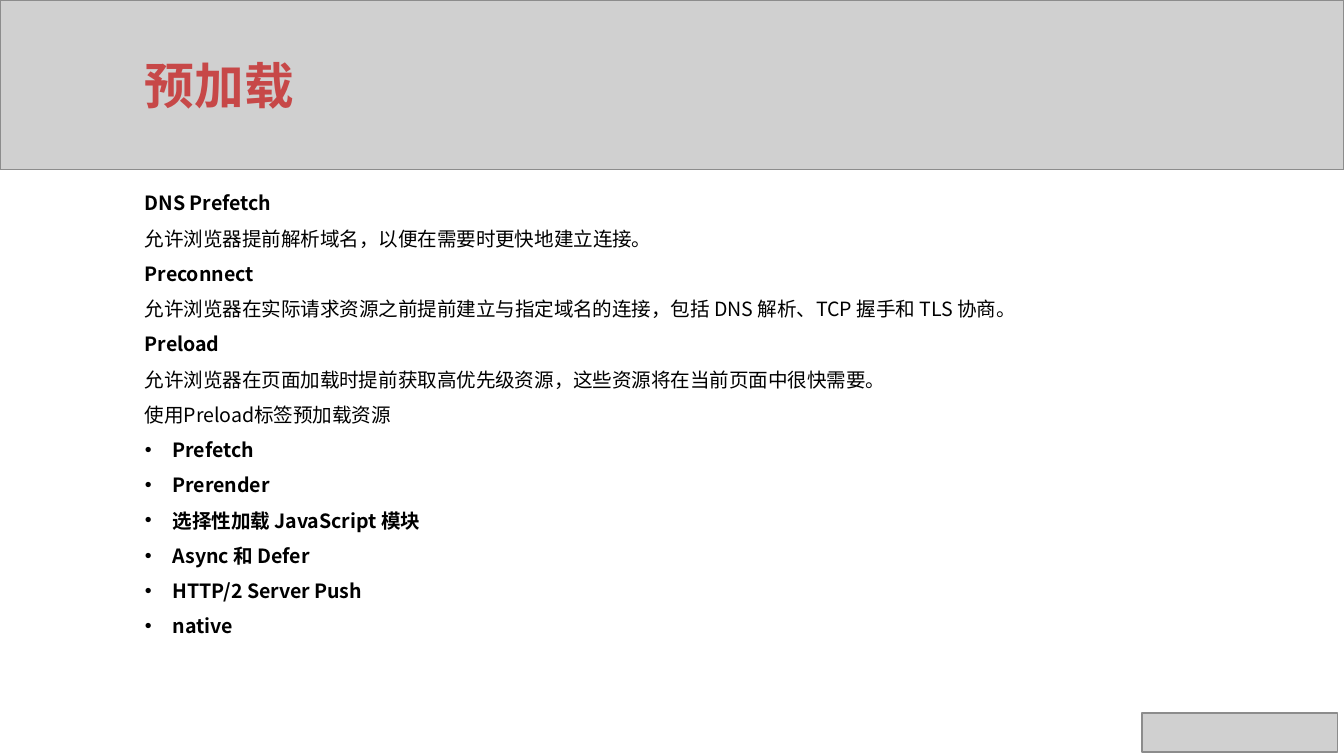
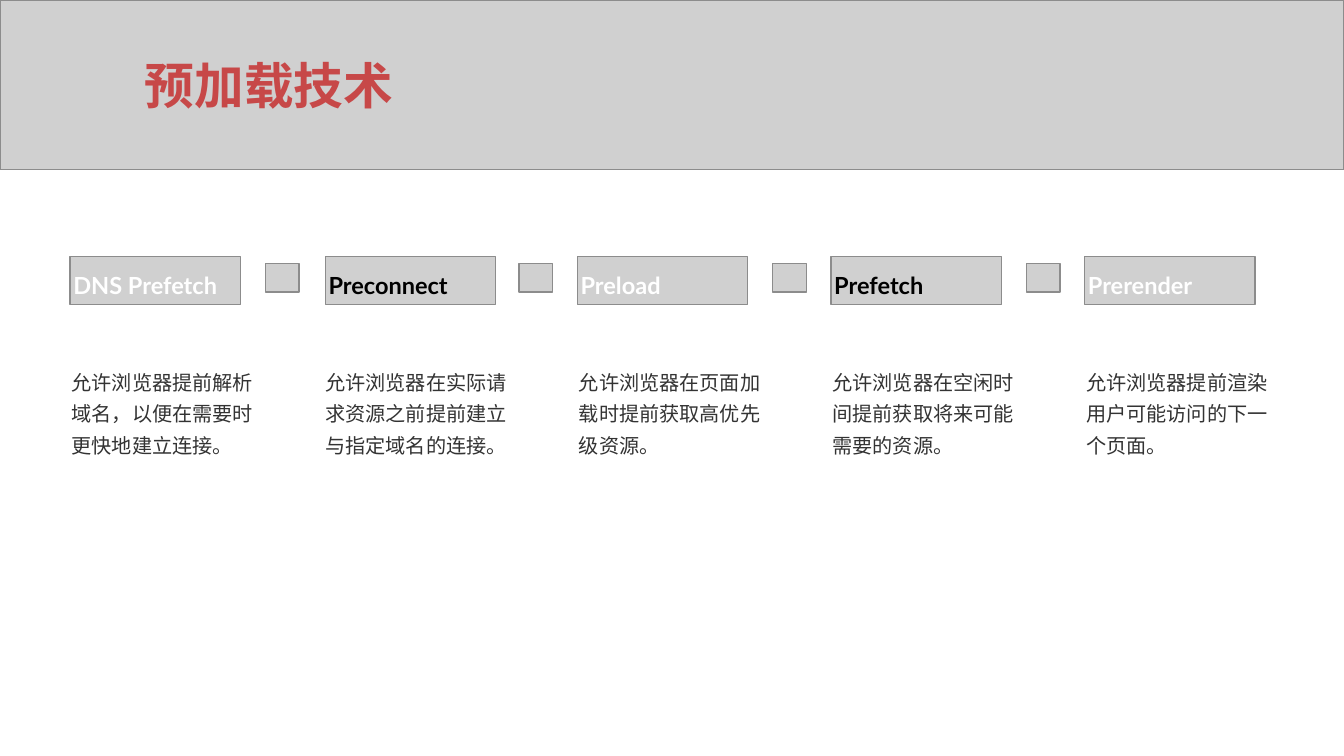
Before and after one commit to xuqunhai/python, a slide deck: slide 38 of 创课/ppt/ppt/Vue项目最佳实践.pptx (slide 42 before the commit). Drawn at 1344x756 pixels with LibreOffice and Linux fonts; fonts in the diff are those of the drawing; grey boxes stand for pictures. Boxes give left, top, right and bottom in pixels: in the first picture for what was removed or moved away, otherwise in the second. Text is boxed around its words. In the diff, an @@ line names an element or a change of style, - is before the commit and + after.

```diff
--- a/创课/ppt/ppt/Vue项目最佳实践.pptx
+++ b/创课/ppt/ppt/Vue项目最佳实践.pptx
@@ text at (145,62,393,109): text changed @@
-预加载
+预加载技术
@@ text removed at (145,194,1016,634) @@
-DNS Prefetch
-允许浏览器提前解析域名，以便在需要时更快地建立连接。
-Preconnect
-允许浏览器在实际请求资源之前提前建立与指定域名的连接，包括 DNS 解析、TCP 握手和 TLS 协商。
-Preload
-允许浏览器在页面加载时提前获取高优先级资源，这些资源将在当前页面中很快需要。
-使用Preload标签预加载资源
-• Prefetch
-• Prerender
-• 选择性加载 JavaScript 模块
-• Async 和 Defer
-• HTTP/2 Server Push
-• native
@@ picture added at (70,257,241,304) @@
@@ picture added at (265,263,298,292) @@
@@ picture added at (325,257,496,304) @@
@@ picture added at (519,263,552,292) @@
@@ picture added at (578,257,749,304) @@
@@ picture added at (773,263,806,292) @@
@@ picture added at (831,257,1001,304) @@
@@ picture added at (1027,263,1060,292) @@
@@ picture added at (1085,257,1255,304) @@
@@ text added at (73,277,217,294), 12.6 pt, text #FFFFFF, bold @@
+DNS Prefetch
@@ text added at (329,277,448,294), 12.6 pt, text #000000, bold @@
+Preconnect
@@ text added at (581,277,661,294), 12.6 pt, text #FFFFFF, bold @@
+Preload
@@ text added at (834,276,923,294), 12.6 pt, text #000000, bold @@
+Prefetch
@@ text added at (1088,277,1192,294), 12.6 pt, text #FFFFFF, bold @@
+Prerender
@@ text added at (72,373,253,455), 10.8 pt, text #333333 @@
+允许浏览器提前解析域名，以便在需要时更快地建立连接。
@@ text added at (325,373,506,455), 10.8 pt, text #333333 @@
+允许浏览器在实际请求资源之前提前建立与指定域名的连接。
@@ text added at (579,373,760,455), 10.8 pt, text #333333 @@
+允许浏览器在页面加载时提前获取高优先级资源。
@@ text added at (832,373,1013,455), 10.8 pt, text #333333 @@
+允许浏览器在空闲时间提前获取将来可能需要的资源。
@@ text added at (1086,373,1267,455), 10.8 pt, text #333333 @@
+允许浏览器提前渲染用户可能访问的下一个页面。
@@ picture removed at (1142,714,1337,753) @@
```
Also in this commit, not shown: 7 other slides changed, 4 slides added, 15 slides removed, 9 other files.
